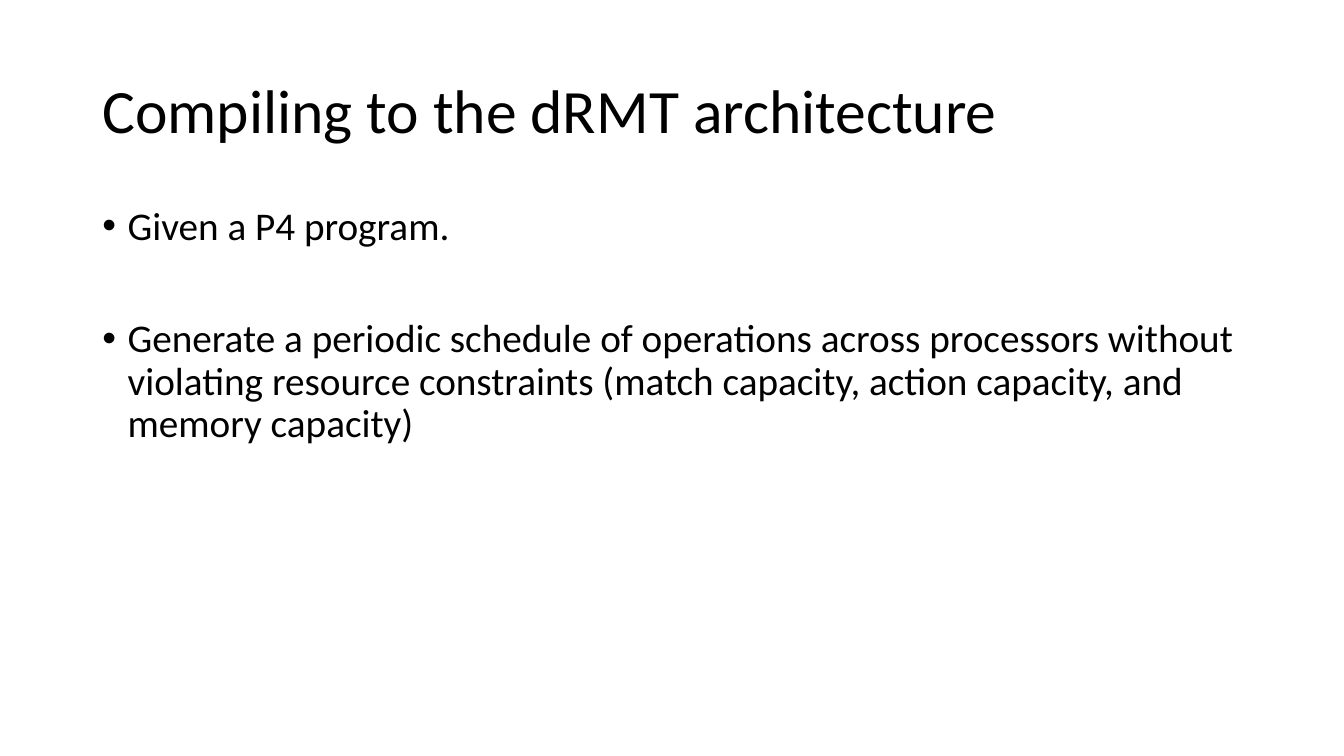
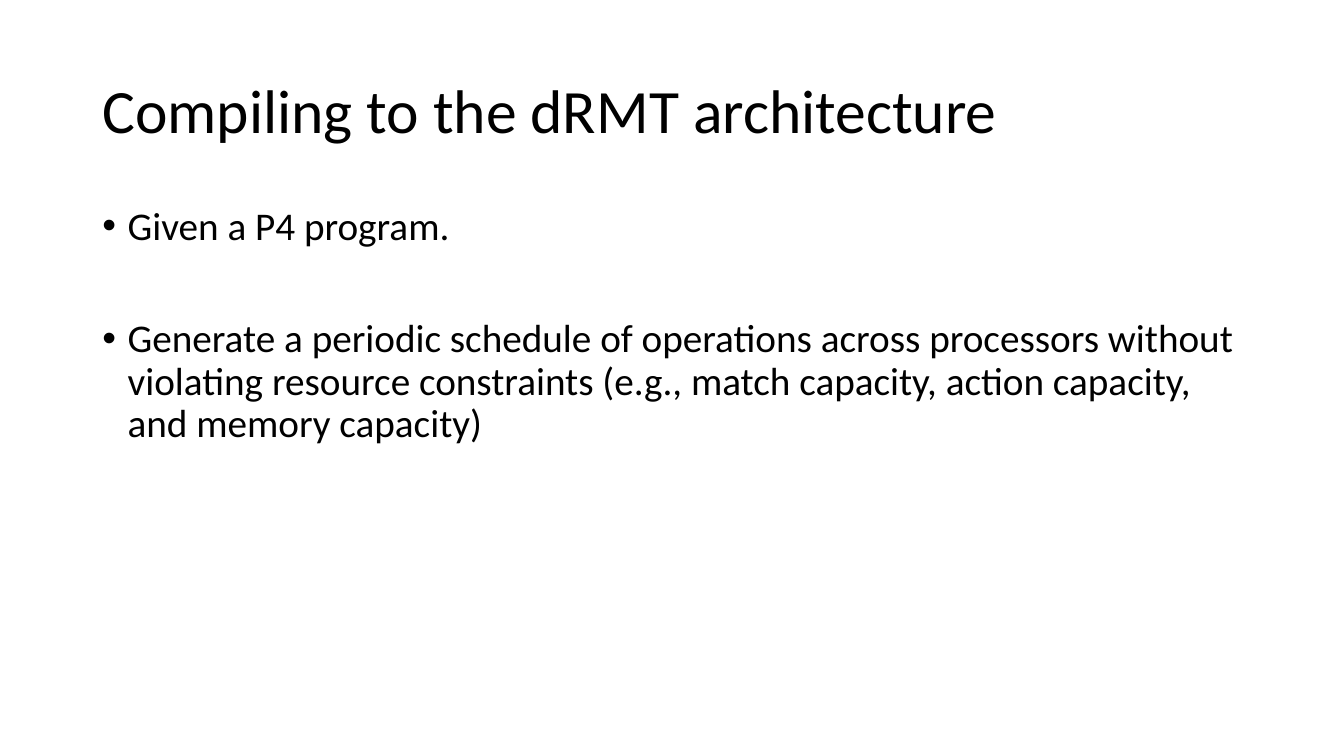
Before and after one commit to anirudhSK/drmt_talk, a slide deck: slide 7 of drmt.pptx (slide 8 before the commit). Drawn at 1344x756 pixels with LibreOffice and Linux fonts; fonts in the diff are those of the drawing. Boxes give left, top, right and bottom in pixels: in the first picture for what was removed or moved away, otherwise in the second. Text is boxed around its words. In the diff, an @@ line names an element or a change of style, - is before the commit and + after.

```diff
--- a/drmt.pptx
+++ b/drmt.pptx
@@ text at [128,324,1233,444]: text changed @@
-• Generate a periodic schedule of operations across processors without violating resource constraints (match capacity, action capacity, and memory capacity)
+• Generate a periodic schedule of operations across processors without violating resource constraints (e.g., match capacity, action capacity, and memory capacity)
```
Also in this commit, not shown: 1 slide added, 1 slide removed.
